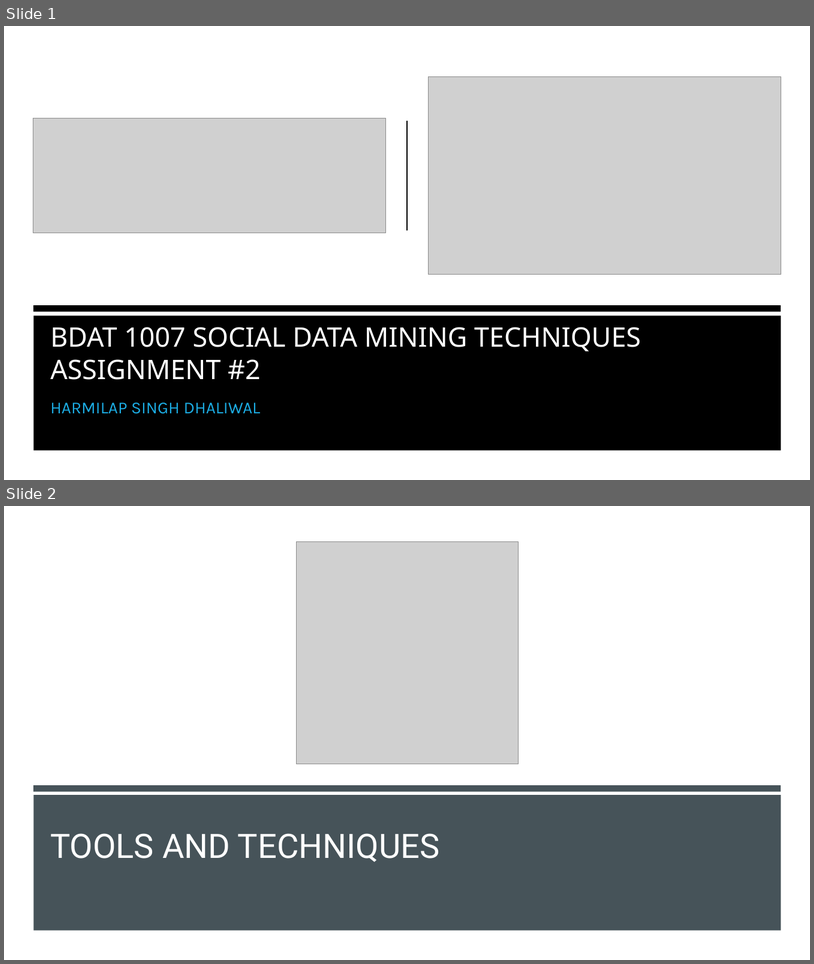
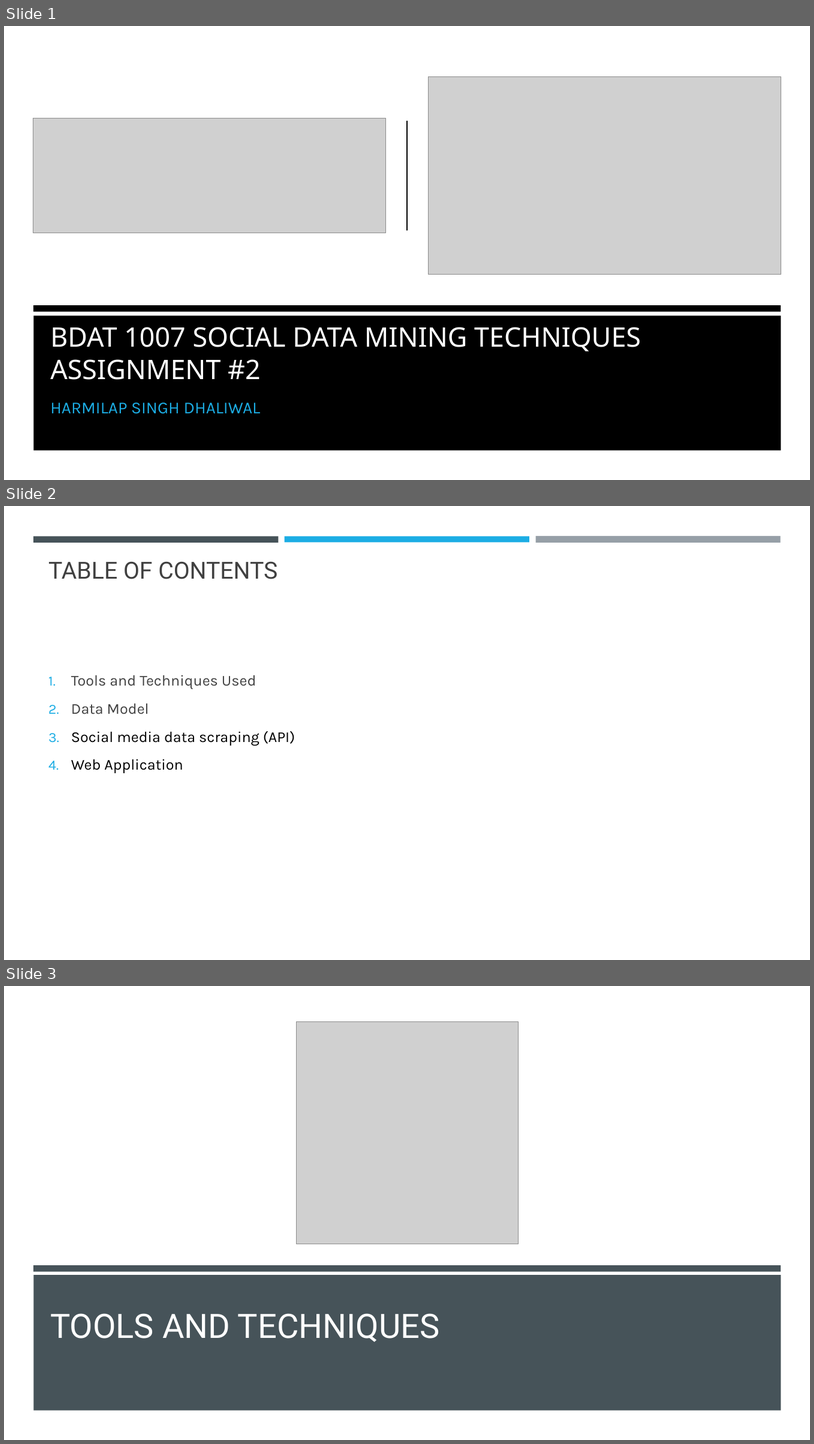
Before and after one commit to HSD-BDAT/BDAT1007_Social_Mining_02, a slide deck: BDAT 1007 Social Data Mining Techniques.pptx. Shown one above the other, each under a label of ours: slides 1 and 2 before the commit, slides 1, 2 and 3 after it. The pictures are 814x964 and 814x1444 pixels, drawn with LibreOffice and Linux fonts; fonts in the diff are those of the drawing; grey boxes stand for pictures. Boxes give left, top, right and bottom in pixels: in the first picture for what was removed or moved away, otherwise in the second. Text is boxed around its words. In the diff, an @@ line names an element or a change of style, - is before the commit and + after.

```diff
--- a/BDAT 1007 Social Data Mining Techniques.pptx
+++ b/BDAT 1007 Social Data Mining Techniques.pptx
@@ slide 2 added at <box>4,506,810,960</box>, background #FFFFFF @@
@@ rectangle added at <box>33,536,279,542</box>, fill #465359 @@
@@ rectangle added at <box>285,536,530,542</box>, fill #1CADE4 @@
@@ rectangle added at <box>536,536,781,543</box>, fill #969FA7 @@
@@ title added at <box>48,561,278,579</box>, 28 pt, text #404040 @@
+TABLE OF CONTENTS
@@ text added at <box>71,675,295,773</box>, 18 pt, text #000000 @@
+1. Tools and Techniques Used
+2. Data Model
+3. Social media data scraping (API)
+4. Web Application
@@ what was slide 2 is now slide 3 @@
```
Also in this commit, not shown: 11 slides changed, 5 other slides added, 5 other files.
